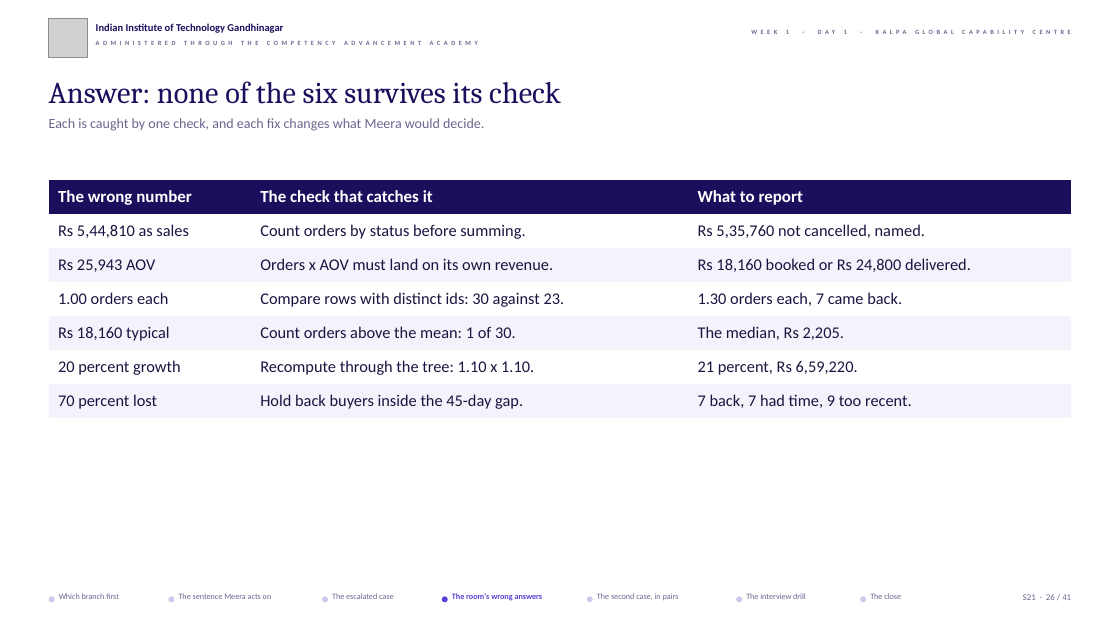
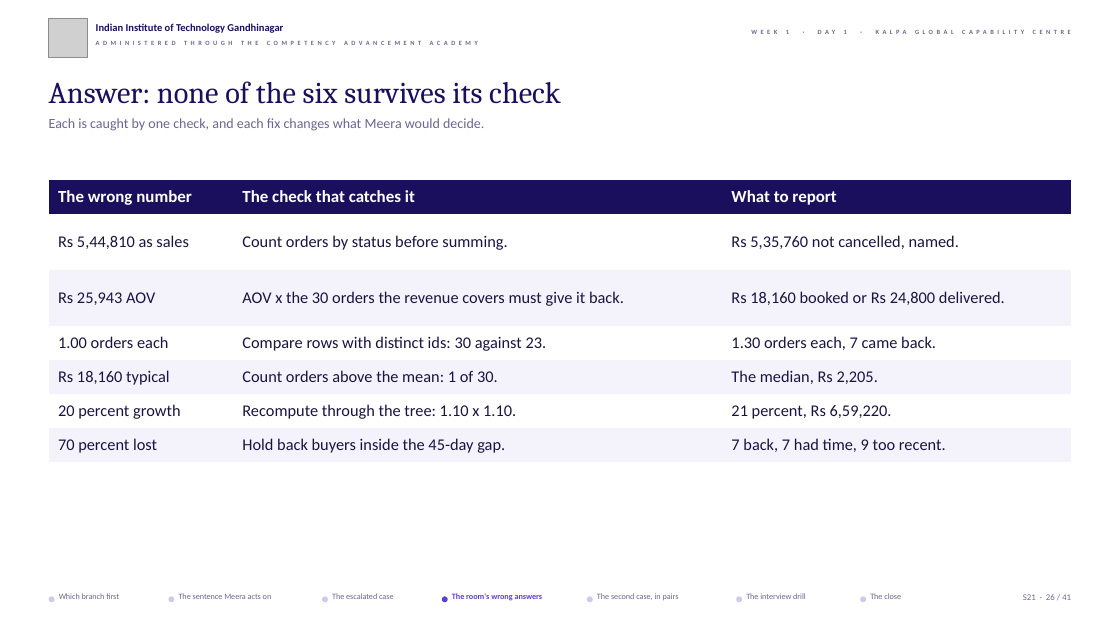
Before and after one commit to fde-academy-lab/c2-content-factory, a slide deck: slide 26 of content/W01/D1/slides/C2_W01_D01_half2_STUDENT.pptx. Drawn at 1120x630 pixels with LibreOffice and Linux fonts; fonts in the diff are those of the drawing; grey boxes stand for pictures; background and template pictures are left out. Boxes give left, top, right and bottom in pixels: in the first picture for what was removed or moved away, otherwise in the second. Text is boxed around its words. In the diff, an @@ line names an element or a change of style, - is before the commit and + after.

```diff
--- a/content/W01/D1/slides/C2_W01_D01_half2_STUDENT.pptx
+++ b/content/W01/D1/slides/C2_W01_D01_half2_STUDENT.pptx
@@ table at (49, 180, 1071, 462) @@
-row 3, column 2: Orders x AOV must land on its own revenue.
+row 3, column 2: AOV x the 30 orders the revenue covers must give it back.
```
Also in this commit, not shown: 10 other slides changed, 39 other files.
